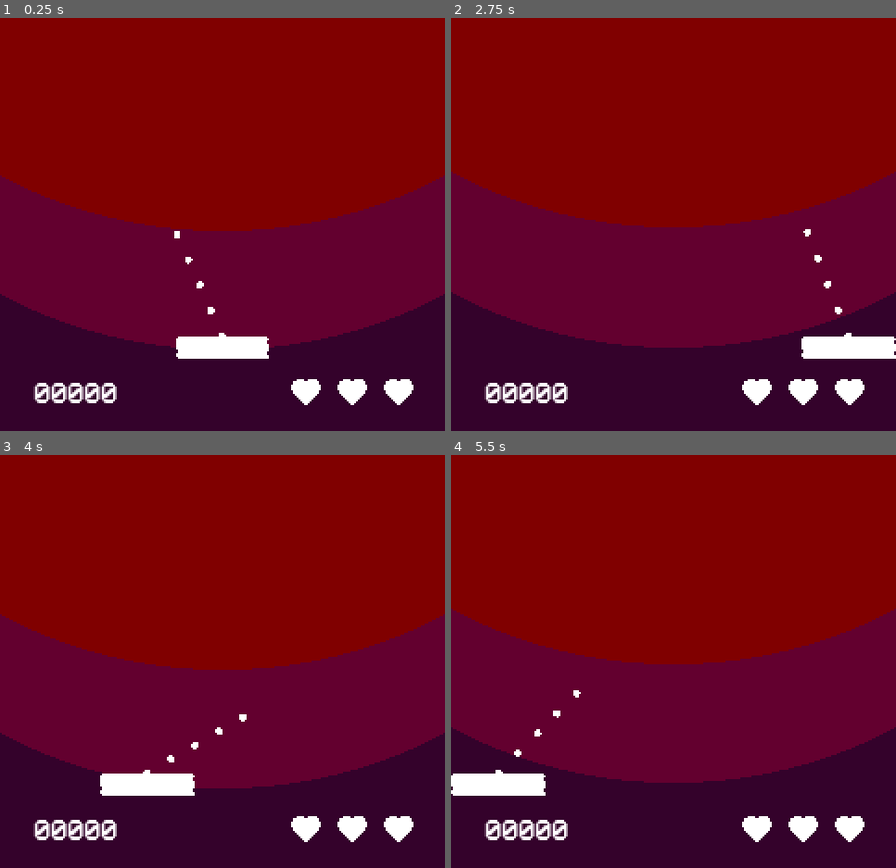
Above: before the commit, frames 1-4 (two rows, left to right).
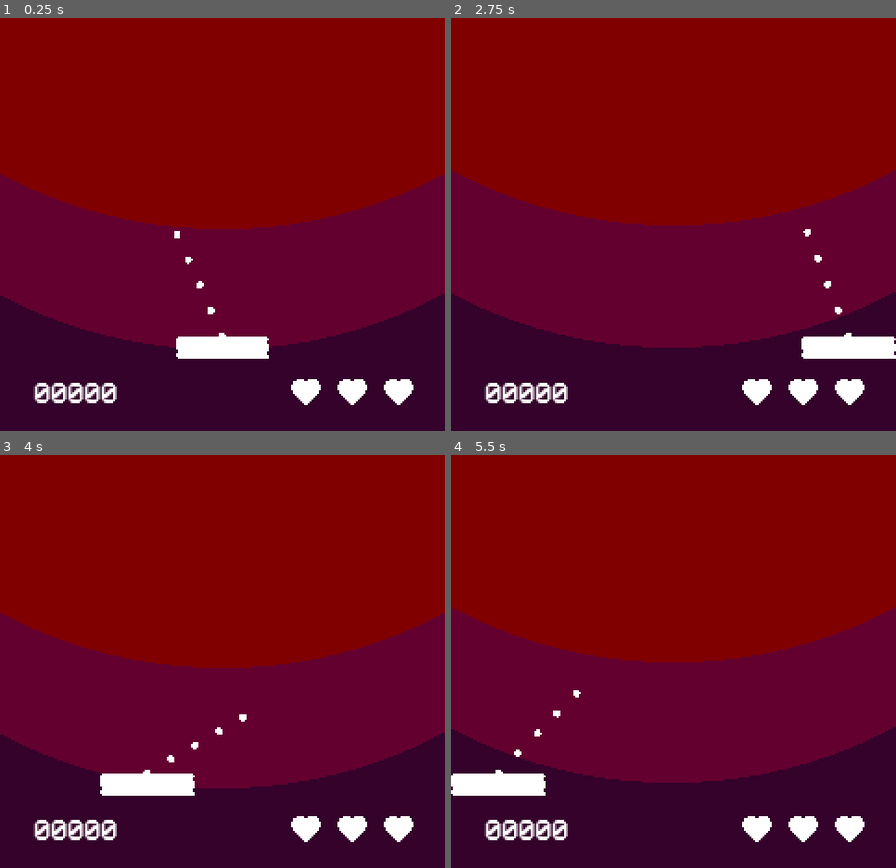
Above: after the commit, the same moments.

Repository: leogeier/impact_juggling
Game: Godot game, scene res://Main/Main.tscn
Same seed, same stepped clock (60 frames per second), same inputs: the game is played once before the commit and once after it. The engine's default icon, where the game draws it, is replaced by a stand-in: a white triangle on a blue panel in a dark square. Sound files missing from this copy of the repository are replaced by a short silence.
Inputs (mouse positions are in pixels of both pictures, inside the frame that each line leads up to):
- Up to frame 1 (0.25 s): no input
- Up to frame 2 (2.75 s): move the mouse to (771, 104) at 0.52 s; hold Right (ui_right) 0.53-1.28 s; tap Space (fire) at 0.6, 1.35, 2.1 s; move the mouse to (584, 162) at 1.27 s; hold Left (ui_left) 1.28-2.03 s; move the mouse to (outside the picture) at 2.02 s; hold Right (ui_right) from 2.03 s (still down)
- Up to frame 3 (4 s): move the mouse to (200, 690) at 2.77 s; tap Space (fire) at 2.85, 3.6 s; move the mouse to (356, 661) at 3.52 s; release Right (ui_right) at 3.53 s; hold Left (ui_left) from 3.53 s (still down)
- Up to frame 4 (5.5 s): keep holding Left (ui_left); move the mouse to (540, 483) at 4.27 s; tap Space (fire) at 4.35, 5.1 s; move the mouse to (695, 570) at 5.02 s

The runs differ from the first frame. In frame 1, 0.6% of the frame differs, in the area x 0-100%, y 37-80%; in frame 2, 0.6%, in the area x 0-100%, y 36-80%; in frame 3, 0.5%; in frame 4, 0.6%.

Commit message:
nicer game over animation

Diff:
--- a/ld-47/Ball/Ball.gd
+++ b/ld-47/Ball/Ball.gd
@@ -10,6 +10,11 @@
 var rot_dir = 0
 
 var ScorePopup = preload("res://ScorePopup/ScorePopup.tscn")
+
+func on_game_over():
+	can_move = false
+	$ScaleTween.interpolate_property(self, "scale", Vector2(1, 1), Vector2(), 0.4, Tween.TRANS_CUBIC, Tween.EASE_OUT)
+	$ScaleTween.start()
 
 func _ready():
 	randomize()
--- a/ld-47/Ball/Ball.tscn
+++ b/ld-47/Ball/Ball.tscn
@@ -43,3 +43,5 @@
 [node name="StrongHitSound" type="AudioStreamPlayer" parent="."]
 stream = ExtResource( 6 )
 volume_db = -30.0
+
+[node name="ScaleTween" type="Tween" parent="."]
--- a/ld-47/BallSpawner/BallSpawner.gd
+++ b/ld-47/BallSpawner/BallSpawner.gd
@@ -5,6 +5,8 @@
 var queued_balls = 0
 var blinks_left
 var cur_ball
+var main
+var is_active = true
 
 var Ball = preload("res://Ball/Ball.tscn")
 
@@ -13,7 +15,7 @@
 	attempt_ball_spawn()
 
 func attempt_ball_spawn():
-	if queued_balls > 0 and $SpawnPauseTimer.is_stopped():
+	if queued_balls > 0 and $SpawnPauseTimer.is_stopped() and is_active:
 		spawn_ball()
 		queued_balls -= 1
 		$SpawnPauseTimer.start()
@@ -21,6 +23,7 @@
 func spawn_ball():
 	cur_ball = Ball.instance()
 	cur_ball.position = position
+	main.connect("game_over", cur_ball, "on_game_over")
 	get_tree().get_root().add_child(cur_ball)
 
 	blinks_left = blink_count
@@ -37,8 +40,13 @@
 	else:
 		cur_ball.can_move = true
 
+func on_game_over():
+	is_active = false
+
 func _ready():
 	$SpawnPauseTimer.connect("timeout", self, "attempt_ball_spawn")
 	$BlinkTimer.connect("timeout", self, "blink")
 	for timer in $BallAddTimers.get_children():
 		timer.connect("timeout", self, "queue_ball")
+	main = get_tree().get_nodes_in_group("main")[0]
+	main.connect("game_over", self, "on_game_over")
--- a/ld-47/CollectibleSpawner/CollectibleSpawner.gd
+++ b/ld-47/CollectibleSpawner/CollectibleSpawner.gd
@@ -4,7 +4,9 @@
 export var max_collectibles = 2
 export var timer_min = 5
 export var timer_max = 15
+export(NodePath) var collectible_node_path
 
+var collectible_node
 var current_collectible_count = 0
 var Collectible = preload("res://Collectible/Collectible.tscn")
 
@@ -15,7 +17,7 @@
 	collectible.position = position + offset
 
 	collectible.connect("collected", self, "on_collected")
-	get_tree().get_root().add_child(collectible)
+	collectible_node.add_child(collectible)
 
 	current_collectible_count += 1
 
@@ -25,6 +27,7 @@
 func _ready():
 	randomize()
 	$SpawnTimer.connect("timeout", self, "spawn_collectible")
+	collectible_node = get_node(collectible_node_path)
 
 func _process(delta):
 	if current_collectible_count < max_collectibles \
--- a/ld-47/DynamicBG/DynamicBG.gd
+++ b/ld-47/DynamicBG/DynamicBG.gd
@@ -23,6 +23,12 @@
 	$DarkTween.interpolate_property(self, "dark_y", dark_y, goal_dark_y, life_lost_anim_dur, Tween.TRANS_CUBIC, Tween.EASE_IN_OUT)
 	$DarkTween.start()
 
+func on_game_over():
+	$LightTween.interpolate_property(self, "light_y", light_y, 55, life_lost_anim_dur, Tween.TRANS_CUBIC, Tween.EASE_IN_OUT)
+	$LightTween.start()
+	$DarkTween.interpolate_property(self, "dark_y", dark_y, 155, life_lost_anim_dur, Tween.TRANS_CUBIC, Tween.EASE_IN_OUT)
+	$DarkTween.start()
+
 func _ready():
 	randomize()
 	light_y = $Light.position.y
--- a/ld-47/DynamicBG/DynamicBG.tscn
+++ b/ld-47/DynamicBG/DynamicBG.tscn
@@ -8,11 +8,11 @@
 script = ExtResource( 2 )
 
 [node name="Light" type="Sprite" parent="."]
-position = Vector2( 120, 373.197 )
+position = Vector2( 120, 372.54 )
 texture = ExtResource( 3 )
 
 [node name="Dark" type="Sprite" parent="."]
-position = Vector2( 120, 437.652 )
+position = Vector2( 119.344, 437.652 )
 texture = ExtResource( 1 )
 
 [node name="LightTween" type="Tween" parent="."]
--- a/ld-47/Main/Main.gd
+++ b/ld-47/Main/Main.gd
@@ -1,6 +1,7 @@
 extends Node2D
 
 signal life_lost
+signal game_over
 
 export var lives = 3
 
@@ -8,16 +9,23 @@
 
 func remove_life():
 	lives -= 1
-	emit_signal("life_lost")
 
 	if lives > 0:
 		hearts[lives].visible = false
 		Screenshake.start(.1, 4)
 		$LifeLostSound.play()
+		emit_signal("life_lost")
 	else:
-		print("Game Over")
+		hearts[0].visible = false
 		$GameOverSound.play()
 
+		emit_signal("game_over")
+
+func drop_curtain():
+	var new_curtain_pos = $Curtain.position
+	new_curtain_pos.y = 200
+	$CurtainTween.interpolate_property($Curtain, "position", $Curtain.position, new_curtain_pos, 1, Tween.TRANS_CUBIC, Tween.EASE_IN_OUT)
+	$CurtainTween.start()
 
 func _ready():
 	$BallDetector.connect("ball_entered", $BallSpawner, "queue_ball")
@@ -25,6 +33,8 @@
 	ScoreTracker.reset_score()
 	hearts = [$Hearts/Heart1, $Hearts/Heart2, $Hearts/Heart3]
 	self.connect("life_lost", $DynamicBG, "on_life_lost")
+	self.connect("game_over", $DynamicBG, "on_game_over")
+	$GameOverSound.connect("finished", self, "drop_curtain")
 
 func _process(delta):
 	if Screenshake.active:
--- a/ld-47/Main/Main.tscn
+++ b/ld-47/Main/Main.tscn
@@ -11,6 +11,7 @@
 [ext_resource path="res://sounds/game_over.wav" type="AudioStream" id=9]
 [ext_resource path="res://BallSpawner/BallSpawner.tscn" type="PackedScene" id=10]
 [ext_resource path="res://CollectibleSpawner/CollectibleSpawner.tscn" type="PackedScene" id=11]
+[ext_resource path="res://Main/curtain.png" type="Texture" id=12]
 
 [sub_resource type="RectangleShape2D" id=1]
 extents = Vector2( 10, 320 )
@@ -21,7 +22,9 @@
 [sub_resource type="RectangleShape2D" id=3]
 extents = Vector2( 240, 40 )
 
-[node name="Main" type="Node2D"]
+[node name="Main" type="Node2D" groups=[
+"main",
+]]
 script = ExtResource( 6 )
 
 [node name="DynamicBG" parent="." instance=ExtResource( 2 )]
@@ -65,6 +68,9 @@
 [node name="CollectibleSpawner" parent="." instance=ExtResource( 11 )]
 position = Vector2( 120, 50 )
 extent = Vector2( 80, 10 )
+collectible_node_path = NodePath("../Collectibles")
+
+[node name="Collectibles" type="Node2D" parent="."]
 
 [node name="Hearts" type="Node2D" parent="."]
 
@@ -93,3 +99,10 @@
 [node name="GameOverSound" type="AudioStreamPlayer" parent="."]
 stream = ExtResource( 9 )
 volume_db = -30.0
+
+[node name="Curtain" type="Sprite" parent="."]
+position = Vector2( 120.573, -200 )
+rotation = 3.14159
+texture = ExtResource( 12 )
+
+[node name="CurtainTween" type="Tween" parent="."]
Not shown: 1 places in ld-47/Main/Main.tscn that only renumber resources
Binary file added: ld-47/Main/curtain.png
Not shown, added: ld-47/Main/curtain.png.import
Not shown, changed: ld-47/DynamicBG/bgParts.psd
